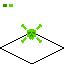
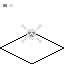
Layers edited between the first and the second 64 × 64 image:
painted on "up" over [21, 24, 42, 43]
painted on "Background" over [3, 4, 13, 7]
